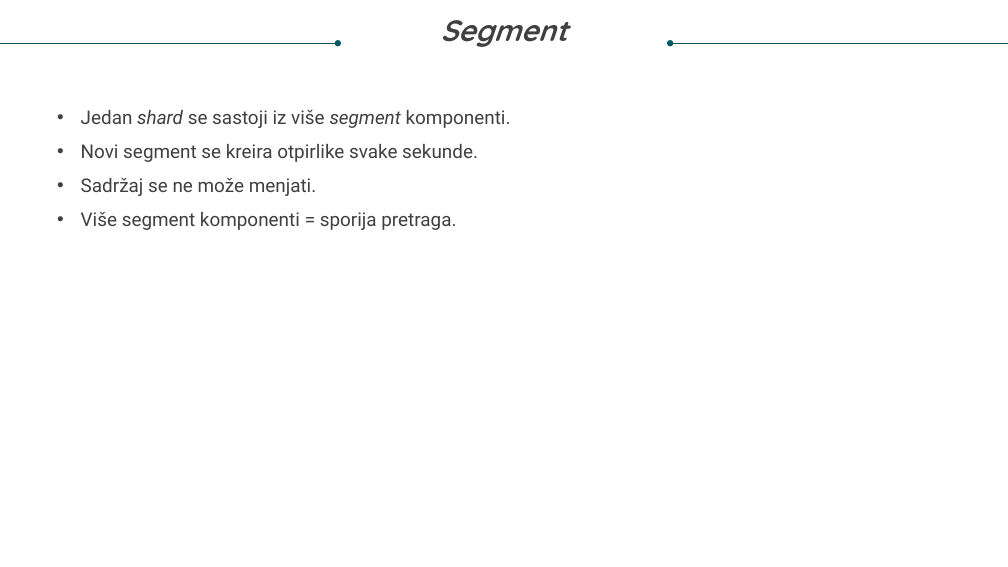
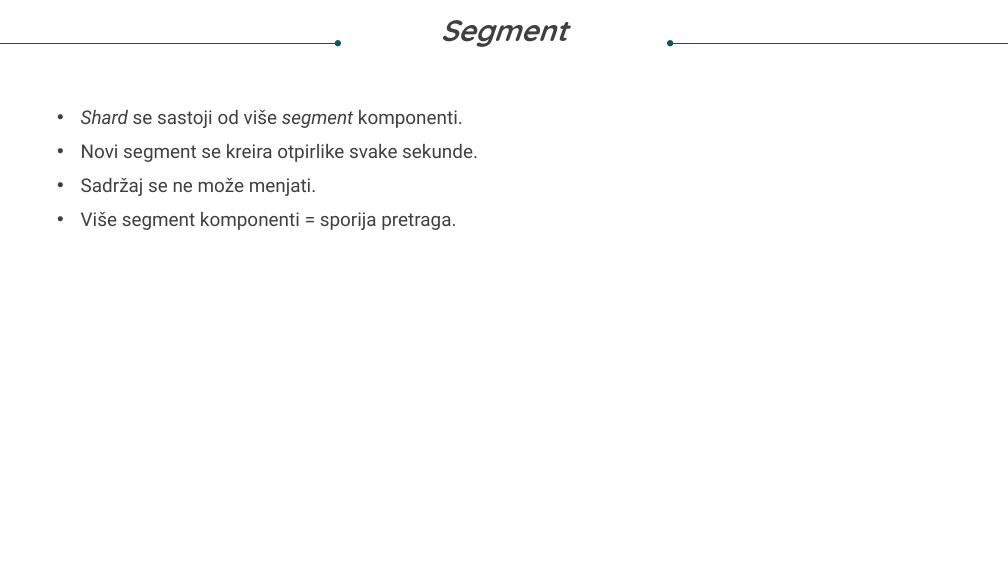
Before and after one commit to Nevenaa01/DebugIt, a slide deck: slide 9 of Nevena Gligorov diplomski prezentacija.pptx. Drawn at 1008x567 pixels with LibreOffice and Linux fonts; fonts in the diff are those of the drawing. Boxes give left, top, right and bottom in pixels: in the first picture for what was removed or moved away, otherwise in the second. Text is boxed around its words. In the diff, an @@ line names an element or a change of style, - is before the commit and + after.

```diff
--- a/Nevena Gligorov diplomski prezentacija.pptx
+++ b/Nevena Gligorov diplomski prezentacija.pptx
@@ text at (81,110,463,128): text changed @@
-• Jedan shard se sastoji iz više segment komponenti.
+• Shard se sastoji od više segment komponenti.
```
Also in this commit, not shown: 12 other slides changed, 1 slide added, 3 other files.
